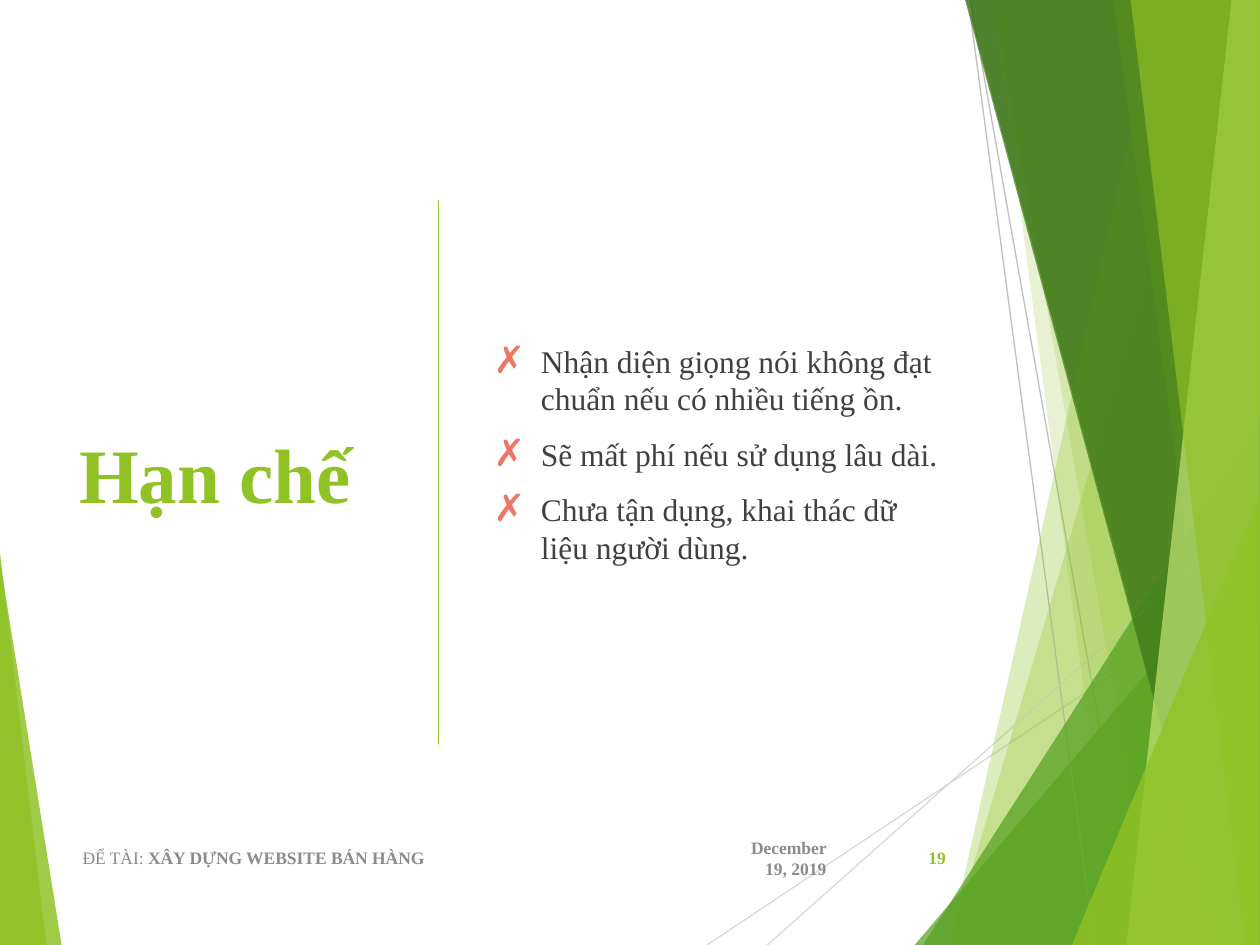
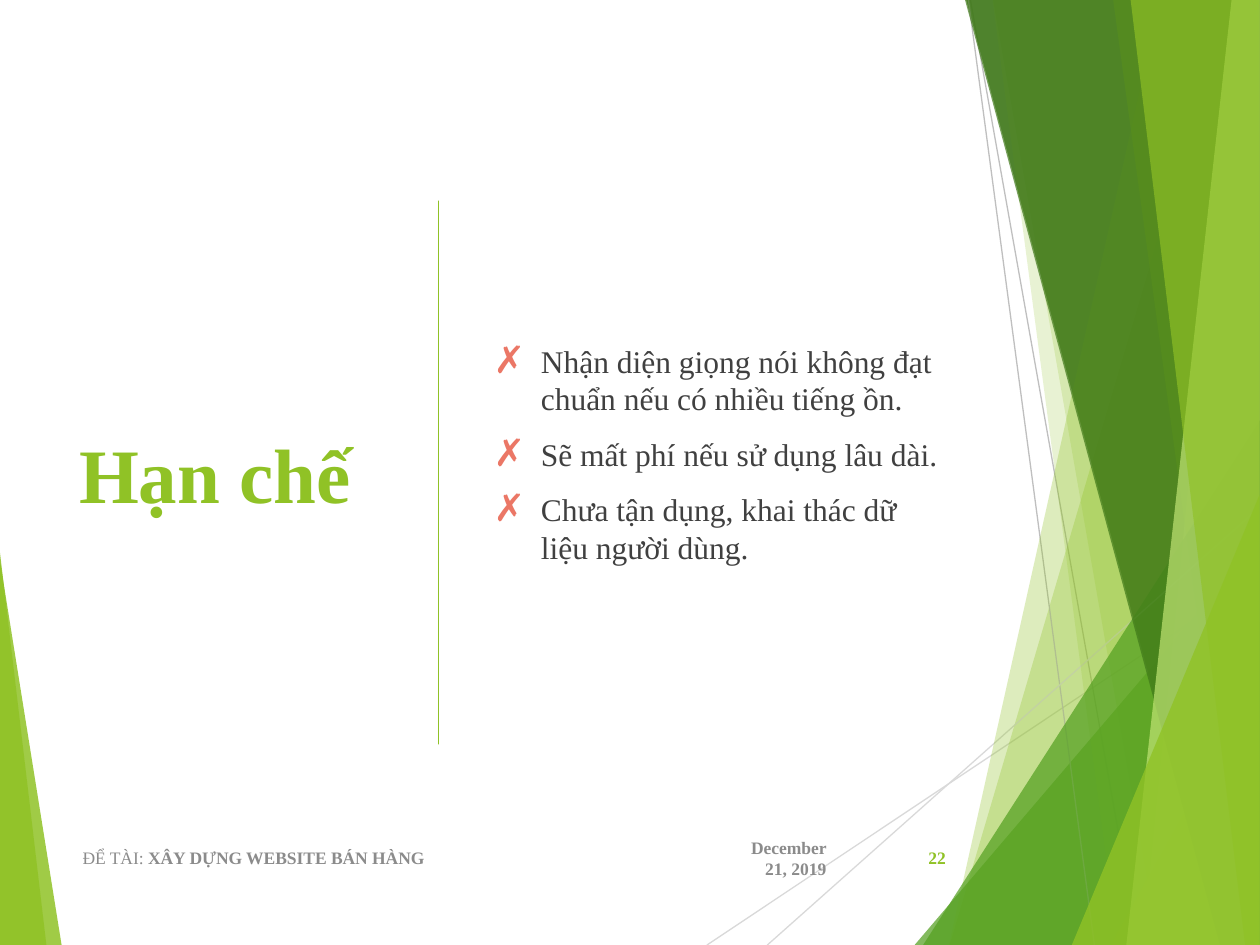
Before and after one commit to viet97/doandocs, a slide deck: slide 22 of DATN_Presentation.pptx (slide 19 before the commit). Drawn at 1260x945 pixels with LibreOffice and Linux fonts; fonts in the diff are those of the drawing. Boxes give left, top, right and bottom in pixels: in the first picture for what was removed or moved away, otherwise in the second. Text is boxed around its words. In the diff, an @@ line names an element or a change of style, - is before the commit and + after.

```diff
--- a/DATN_Presentation.pptx
+++ b/DATN_Presentation.pptx
@@ text at box(751, 842, 827, 878): text changed @@
-December 19, 2019
+December 21, 2019
@@ page number at box(928, 852, 945, 864): text changed @@
-19
+22
```
Also in this commit, not shown: 16 other slides changed, 3 slides added.
